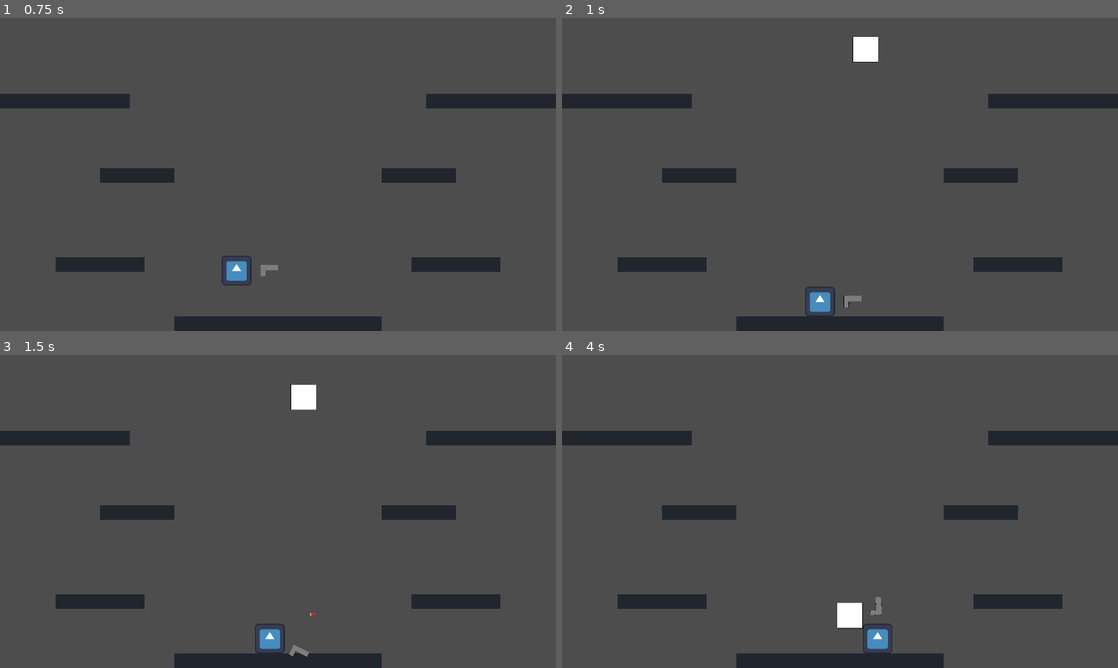
Above: before the commit, frames 1-4 (two rows, left to right).
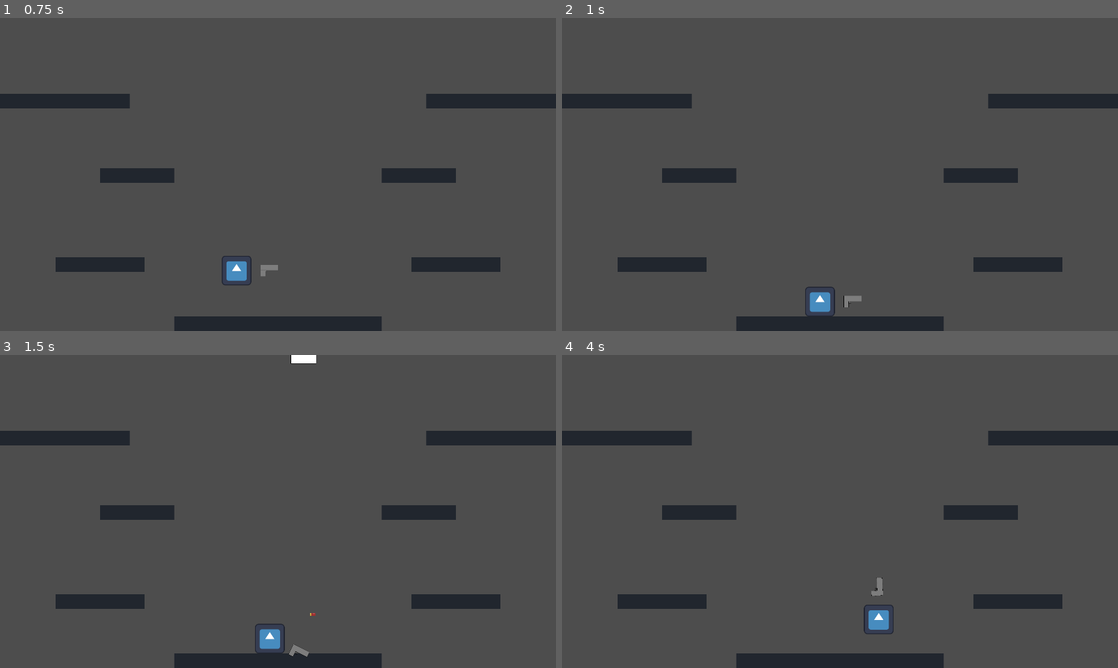
Above: after the commit, the same moments.

Repository: RajwolChapagain/Recoil-Robot
Game: Godot game, scene res://main.tscn
The game is run twice, just before and just after one commit, with the same random seed, the same clock (stepped at 60 frames per second) and the same inputs. The engine's default icon, where the game draws it, is replaced by a stand-in: a white triangle on a blue panel in a dark square.
Inputs:
- Up to frame 1 (0.75 s): hold D (move_right) from 0.53 s (still down); hold Up (fire_bullet) from 0.53 s (still down)
- Up to frame 2 (1 s): keep holding D (move_right); keep holding Up (fire_bullet); tap W (jump) at 0.77 s
- Up to frame 3 (1.5 s): release D (move_right) at 1.28 s; release Up (fire_bullet) at 1.28 s; hold A (move_left) from 1.28 s (still down); tap Right (rotate_gun_clockwise) at 1.35 s
- Up to frame 4 (4 s): tap W (jump) at 1.52, 3.02, 3.77 s; release A (move_left) at 2.03 s; hold Left (rotate_gun_counter_clockwise) 2.03-2.78 s; hold D (move_right) 2.03-3.53 s; tap Up (fire_bullet) at 2.85 s; hold A (move_left) from 3.53 s (still down); hold Right (rotate_gun_clockwise) from 3.53 s (still down)

Frame 1 is identical in both runs. In frame 2, 0.4% of the frame differs, in the area x 52-57%, y 5-15%; in frame 3, 0.5%; in frame 4, 1.1%, in the area x 49-60%, y 71-96%.

Commit message:
fix x and y enemy spawn position

Diff:
--- a/enemy/enemy_spawner.gd
+++ b/enemy/enemy_spawner.gd
@@ -5,6 +5,7 @@
 var spawn_rate_increment = 0.2
 var max_x_coordinate_spawn
 var camera_zoom = 0.8 #get this from the main scene's camera
+var spawn_y_offset = 200
 
 func _ready():
 	set_timer_wait_time()
@@ -24,6 +25,6 @@
 
 func pick_random_spawn_position():
 	var x = randi_range(0, max_x_coordinate_spawn)
-	var y = 0
+	var y = 0 - spawn_y_offset
 
 	return Vector2(x, y)
